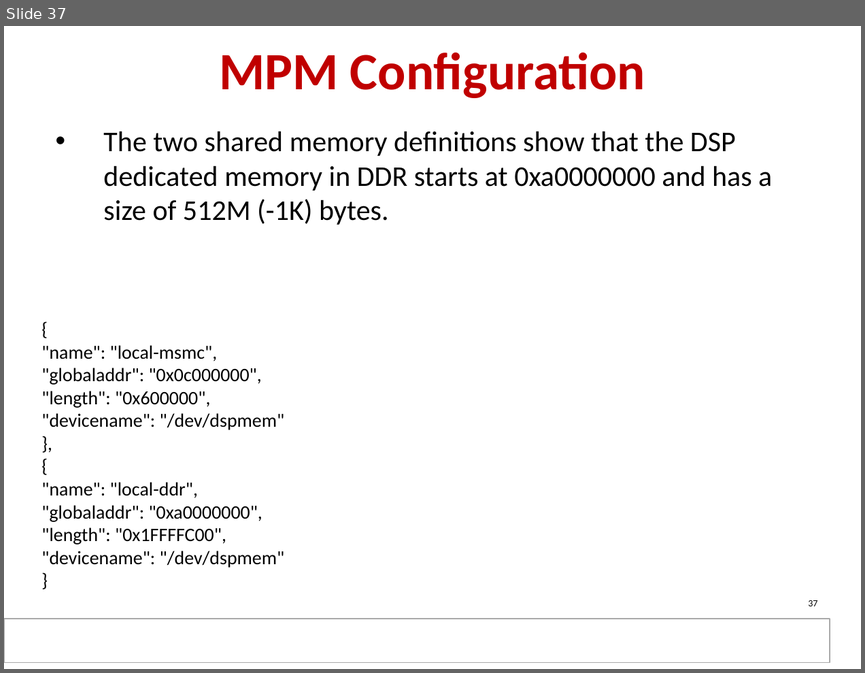
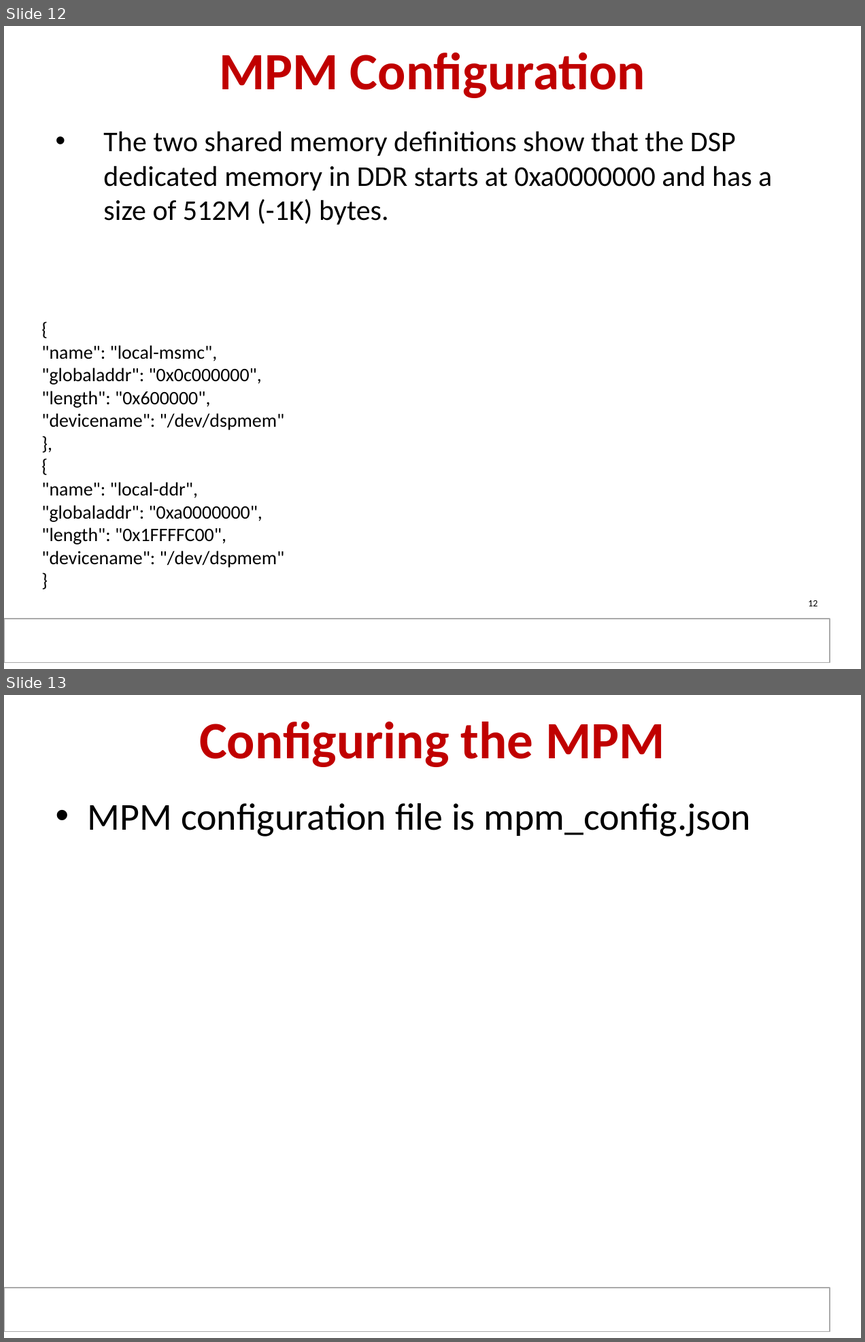
Before and after one commit to hari1989/keystone-workshop, a slide deck: slides/KeyStone ARM DSP.pptx. Shown one above the other, each under a label of ours: slide 37 before the commit, slides 12 and 13 after it. The pictures are 865x673 and 865x1342 pixels, drawn with LibreOffice and Linux fonts; fonts in the diff are those of the drawing; background and template pictures are left out. Boxes give left, top, right and bottom in pixels: in the first picture for what was removed or moved away, otherwise in the second. Text is boxed around its words. In the diff, an @@ line names an element or a change of style, - is before the commit and + after.

```diff
--- a/slides/KeyStone ARM DSP.pptx
+++ b/slides/KeyStone ARM DSP.pptx
@@ slide 13 added at (4, 695, 861, 1338), background #FFFFFF; not listed: 1 template element that a slide beside it also shows @@
@@ title added at (199, 722, 665, 767), 44 pt, text #C00000, bold @@
+Configuring the MPM
@@ text added at (88, 803, 751, 836), 32 pt, text #000000 @@
+• MPM configuration file is mpm_config.json
@@ what was slide 37 is now slide 12 @@
@@ page number at (808, 600, 817, 606): text changed @@
-37
+12
```
Also in this commit, not shown: 2 slides changed, 8 other slides added.
